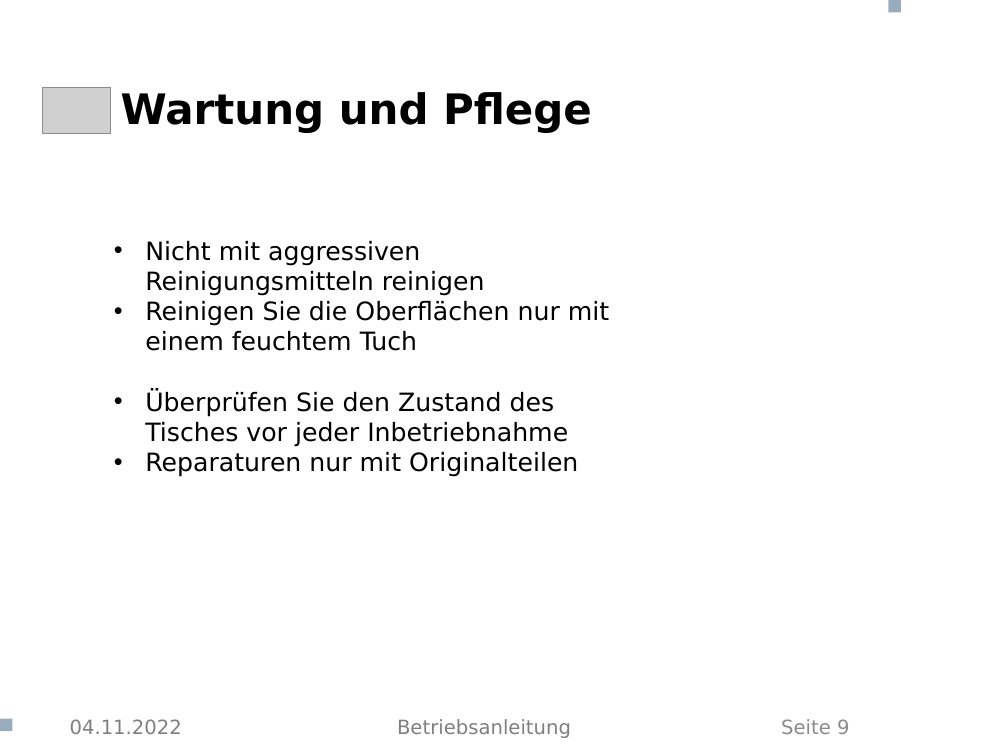
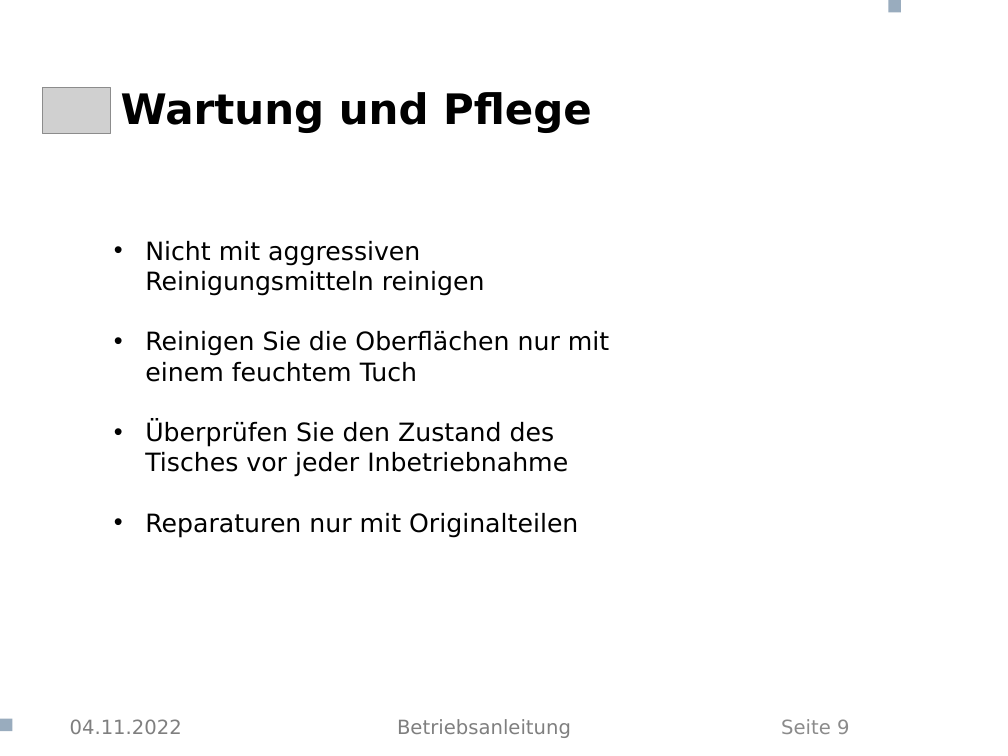
Before and after one commit to CasparTheGhost/Aeskaetisch, a slide deck: slide 9 of Betriebsanleitung/Betriebsanleitung Schreibtisch.pptx. Drawn at 1008x756 pixels with LibreOffice and Linux fonts; fonts in the diff are those of the drawing; grey boxes stand for pictures; background and template pictures are left out. Boxes give left, top, right and bottom in pixels: in the first picture for what was removed or moved away, otherwise in the second. Text is boxed around its words. In the diff, an @@ line names an element or a change of style, - is before the commit and + after.

```diff
--- a/Betriebsanleitung/Betriebsanleitung Schreibtisch.pptx
+++ b/Betriebsanleitung/Betriebsanleitung Schreibtisch.pptx
@@ text "Nicht mit aggressiven Reinigungsmitteln reinigen" rewrapped from (x1=145, y1=241, x2=609, y2=477) to (x1=145, y1=241, x2=609, y2=538) @@
```
Also in this commit, not shown: 7 other slides changed, 1 other file.
